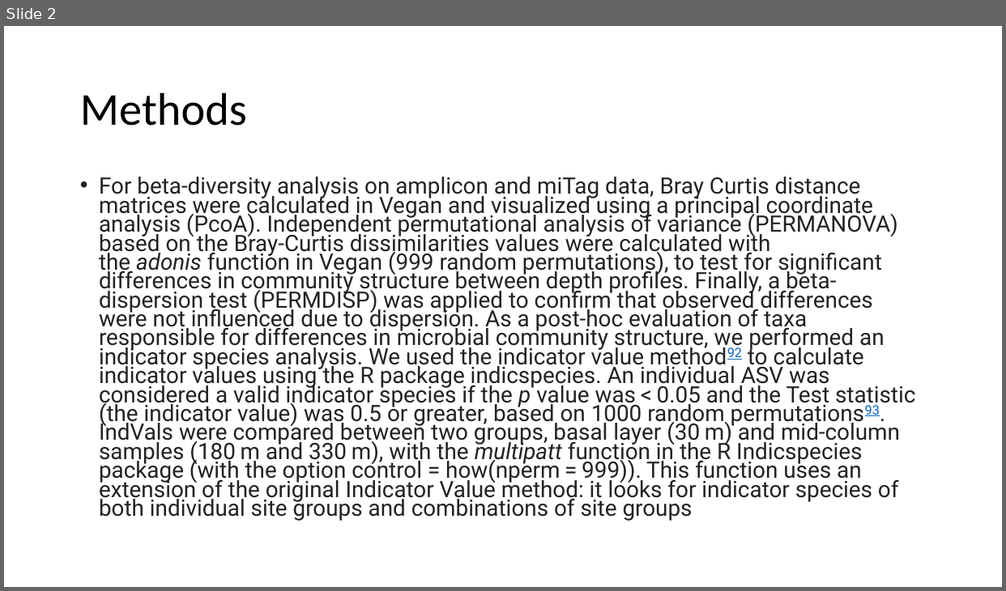
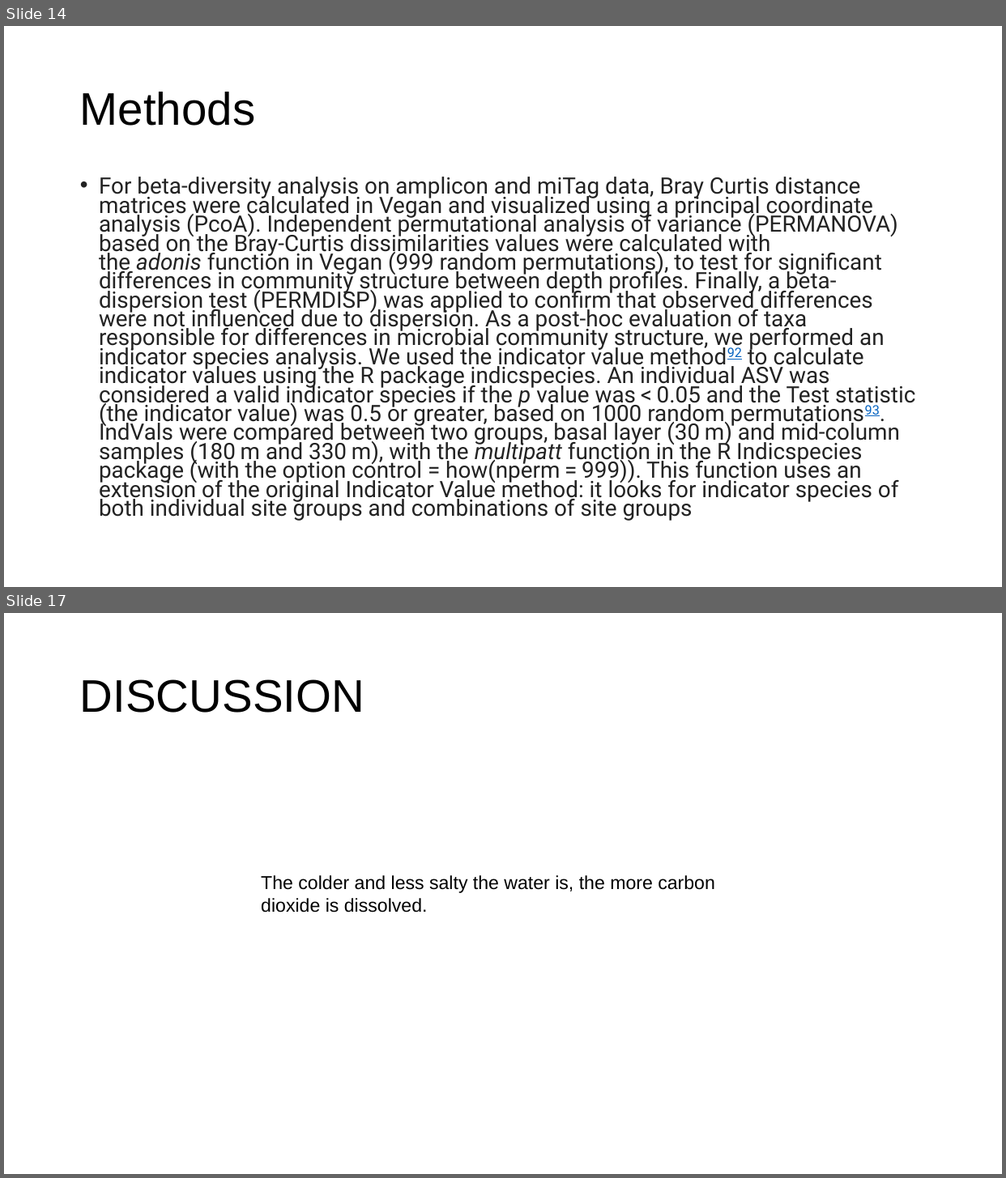
Before and after one commit to sierra-uga/ARTEMIS_MS_Project, a slide deck: final_graphics/ACTUAL_final_graphics/main_fig_pngs/MS_Presentation.pptx. Shown one above the other, each under a label of ours: slide 2 before the commit, slides 14 and 17 after it; the slides between them are not shown. The pictures are 1006x591 and 1006x1178 pixels, drawn with LibreOffice and Linux fonts; fonts in the diff are those of the drawing. Boxes give left, top, right and bottom in pixels: in the first picture for what was removed or moved away, otherwise in the second. Text is boxed around its words. In the diff, an @@ line names an element or a change of style, - is before the commit and + after.

```diff
--- a/final_graphics/ACTUAL_final_graphics/main_fig_pngs/MS_Presentation.pptx
+++ b/final_graphics/ACTUAL_final_graphics/main_fig_pngs/MS_Presentation.pptx
@@ slide 17 added at bbox=[4, 613, 1002, 1174], background #FFFFFF @@
@@ title added at bbox=[80, 679, 364, 713], 44 pt, text #000000 @@
+DISCUSSION
@@ text added at bbox=[261, 875, 715, 913], 18 pt, text #000000 @@
+The colder and less salty the water is, the more carbon dioxide is dissolved.
@@ what was slide 2 is now slide 14 @@
@@ slide 14 changed as well @@
@@ title "Methods" at bbox=[80, 92, 255, 126]: font Calibri to Arial @@
```
Also in this commit, not shown: 22 other slides added, 6 other files.
